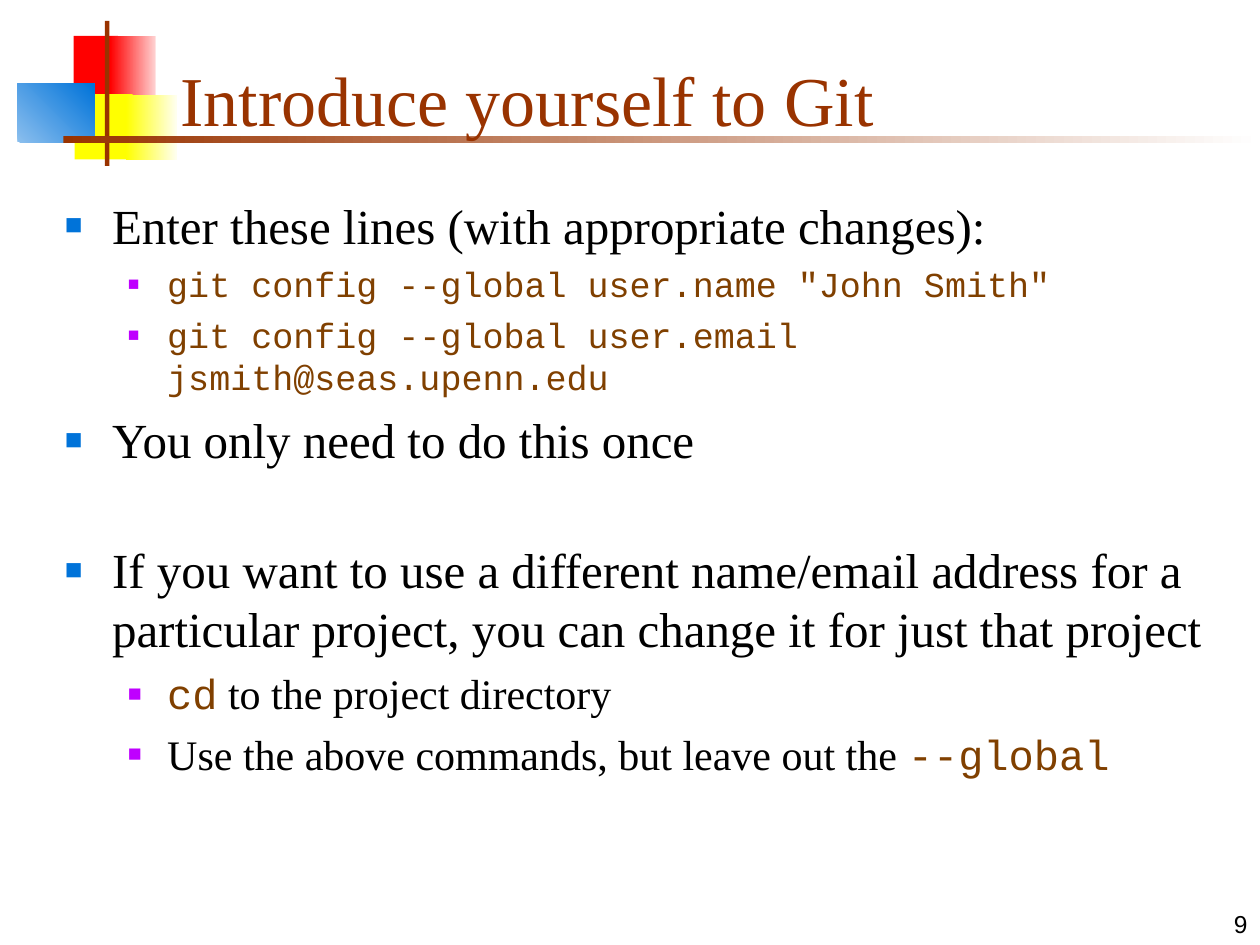
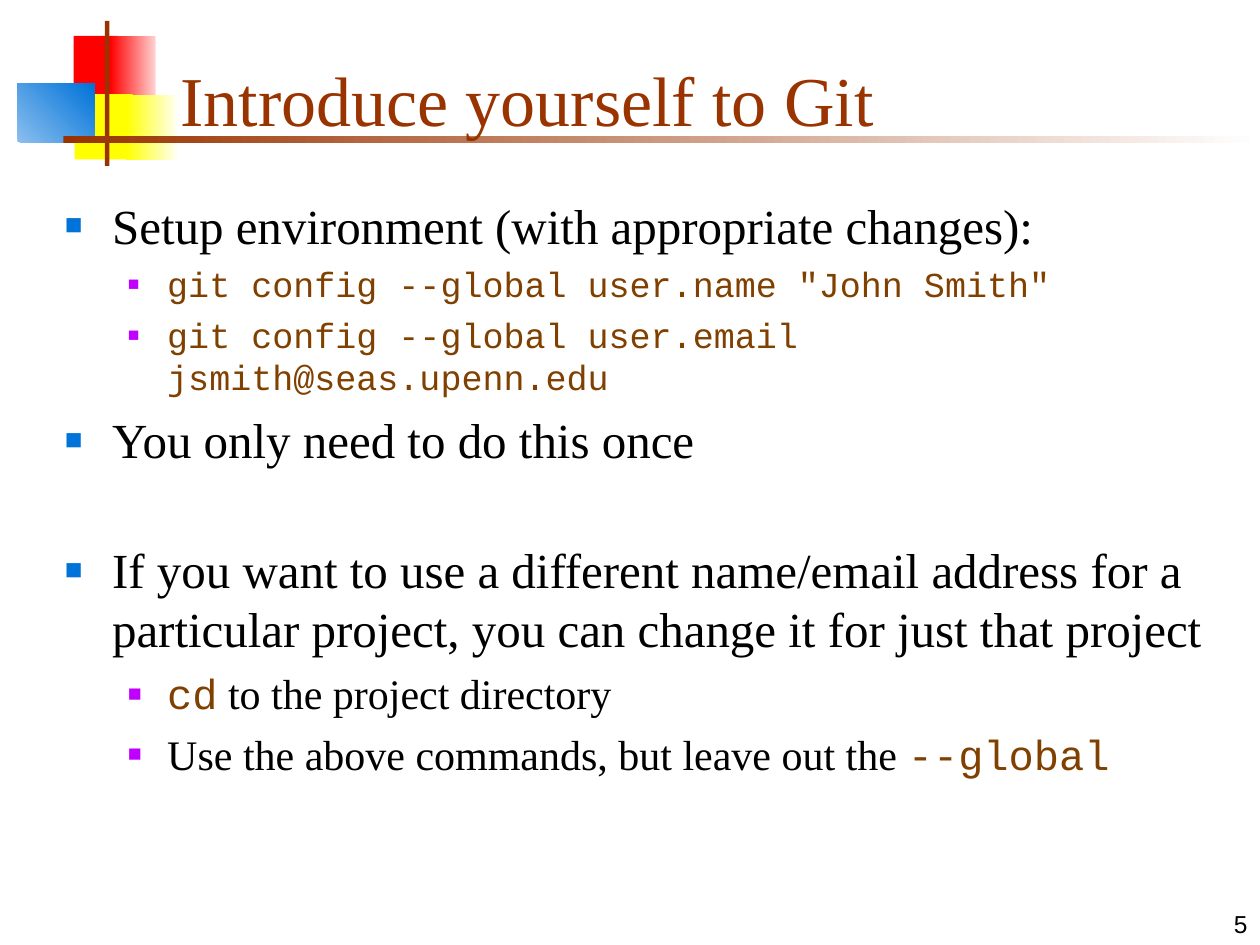
Before and after one commit to MarsUniversity/ECE382, a slide deck: slide 5 of source/lessons/lsn7/git.ppt (slide 9 before the commit). Drawn at 1260x945 pixels with LibreOffice and Linux fonts; fonts in the diff are those of the drawing. Boxes give left, top, right and bottom in pixels: in the first picture for what was removed or moved away, otherwise in the second. Text is boxed around its words. In the diff, an @@ line names an element or a change of style, - is before the commit and + after.

```diff
--- a/source/lessons/lsn7/git.ppt
+++ b/source/lessons/lsn7/git.ppt
@@ text at <box>112,210,1033,253</box>: text changed @@
-■ Enter these lines (with appropriate changes):
+■ Setup environment (with appropriate changes):
@@ page number at <box>1234,916,1248,934</box>: text changed @@
-9
+5
```
Also in this commit, not shown: 5 other slides changed, 11 slides removed, 3 other files.
